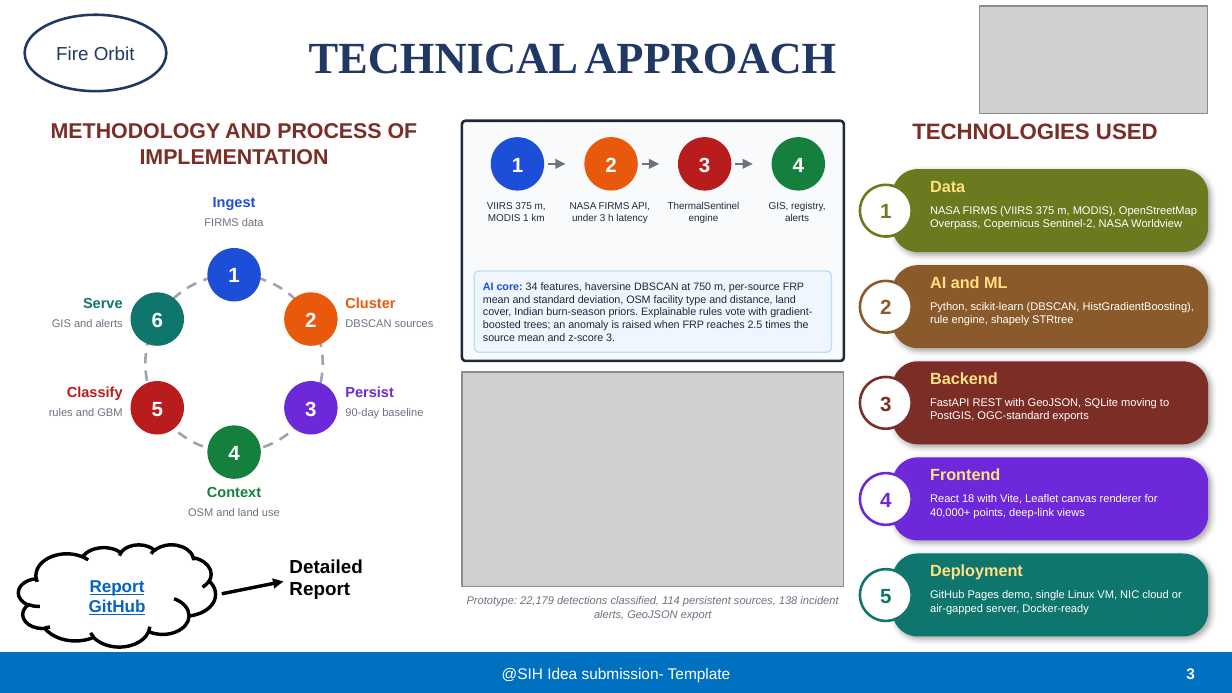
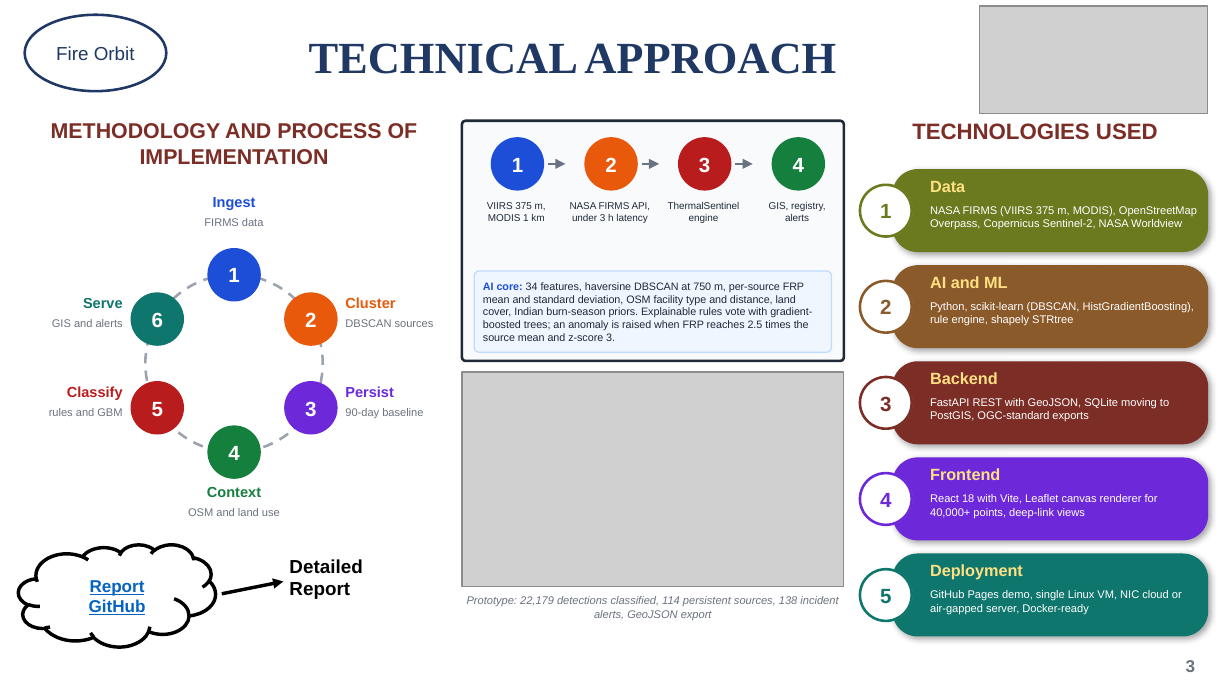
Before and after one commit to rahulskandagal/thermal-sentinel, a slide deck: slide 3 of docs/fix/FireOrbit_SIH26162_ThermalSentinel.pptx. Drawn at 1232x693 pixels with LibreOffice and Linux fonts; fonts in the diff are those of the drawing; grey boxes stand for pictures. Boxes give left, top, right and bottom in pixels: in the first picture for what was removed or moved away, otherwise in the second. Text is boxed around its words. In the diff, an @@ line names an element or a change of style, - is before the commit and + after.

```diff
--- a/docs/fix/FireOrbit_SIH26162_ThermalSentinel.pptx
+++ b/docs/fix/FireOrbit_SIH26162_ThermalSentinel.pptx
@@ rectangle removed at (0, 653, 1232, 693) @@
@@ text "3": place and size @@
-text "3" at (1186, 668, 1195, 679)
+text "3" at (1186, 660, 1196, 672)
@@ text "3" at (1186, 660, 1196, 672): size 9 to 10 pt, text colour #FFFFFF to #6B7280 @@
@@ text removed at (502, 667, 731, 682) @@
-@SIH Idea submission- Template
```
Also in this commit, not shown: 5 other slides changed, 3 other files.
